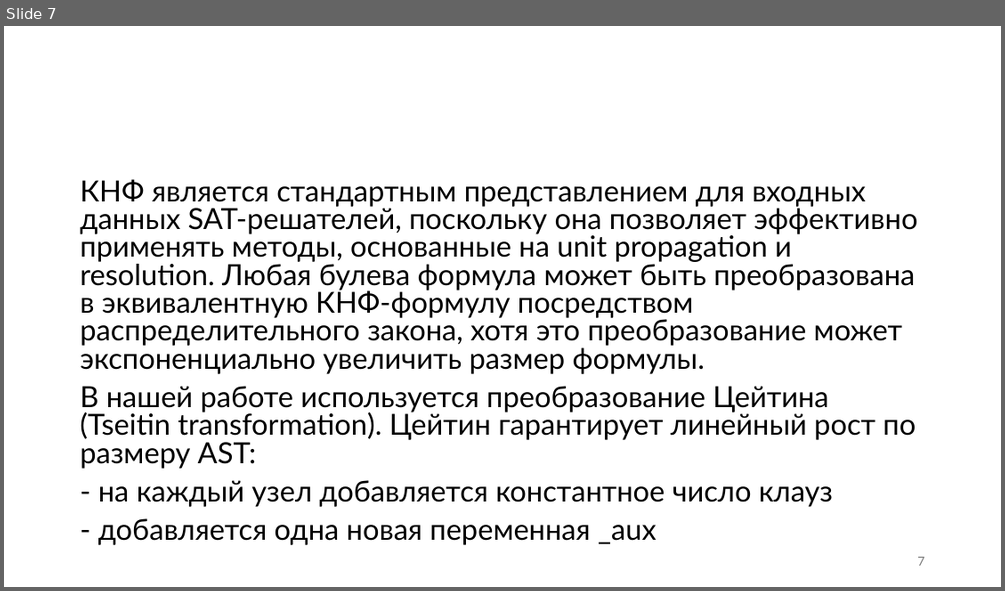
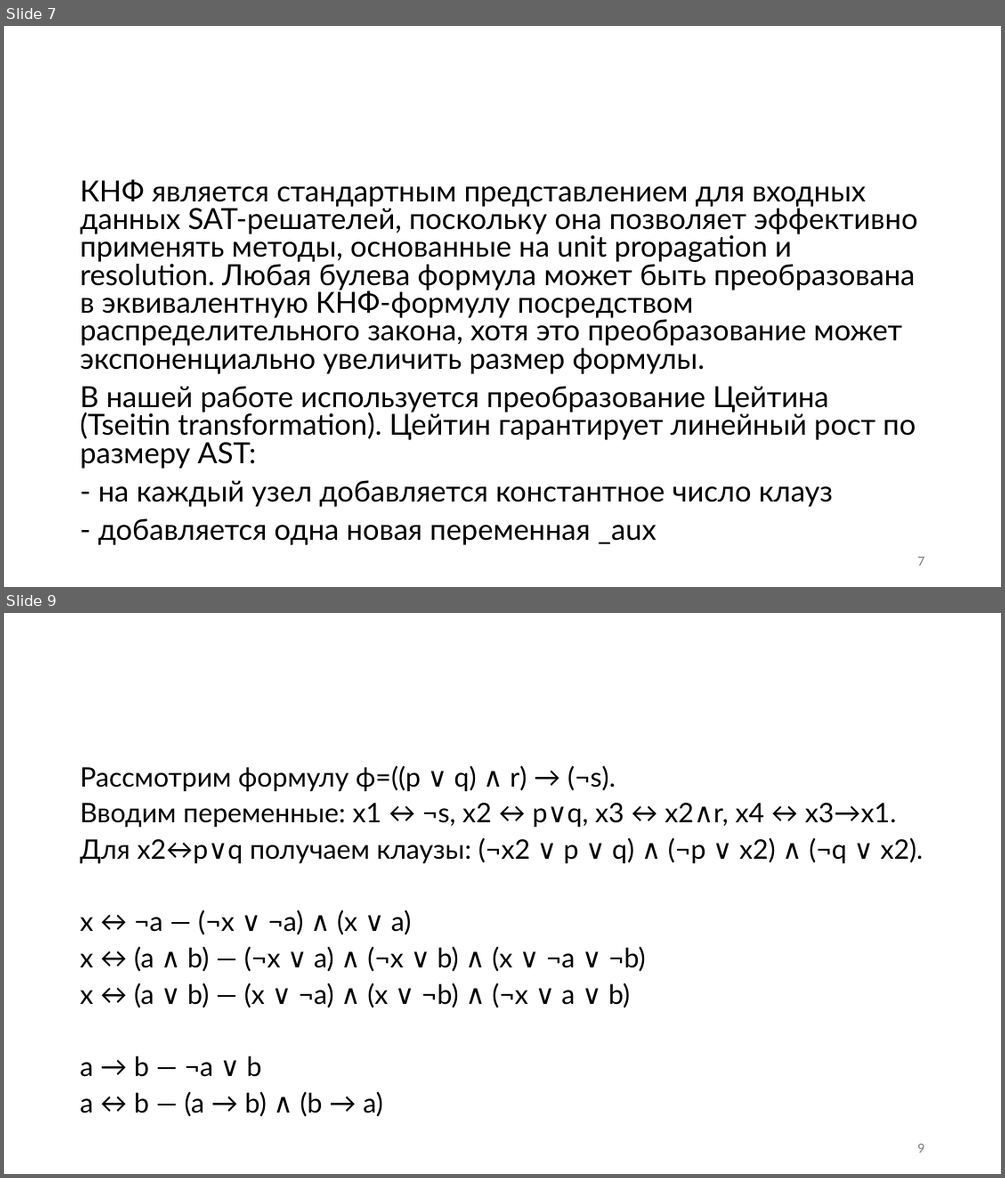
Before and after one commit to PlatonBarchenkov/SAT_Solver, a slide deck: SAT-решатели (презентация).pptx. Shown one above the other, each under a label of ours: slide 7 before the commit, slides 7 and 9 after it; the slides between them are not shown. The pictures are 1005x591 and 1005x1178 pixels, drawn with LibreOffice and Linux fonts; fonts in the diff are those of the drawing; background and template pictures are left out. Boxes give left, top, right and bottom in pixels: in the first picture for what was removed or moved away, otherwise in the second. Text is boxed around its words. In the diff, an @@ line names an element or a change of style, - is before the commit and + after.

```diff
--- a/SAT-решатели (презентация).pptx
+++ b/SAT-решатели (презентация).pptx
@@ slide 9 added at [4, 613, 1001, 1174], background picture (left out) @@
@@ title added at [19, 613, 1001, 689], 44 pt, text #FFFFFF @@
+Преобразование Цейтна
@@ text added at [80, 765, 923, 1116], 25.9 pt, text #000000 @@
+Рассмотрим формулу ϕ=((p ∨ q) ∧ r) → (¬s).
+Вводим переменные: x1 ↔ ¬s, x2 ↔ p∨q, x3 ↔ x2∧r, x4 ↔ x3→x1.
+Для x2↔p∨q получаем клаузы: (¬x2 ∨ p ∨ q) ∧ (¬p ∨ x2) ∧ (¬q ∨ x2).
+x ↔ ¬a — (¬x ∨ ¬a) ∧ (x ∨ a)
+x ↔ (a ∧ b) — (¬x ∨ a) ∧ (¬x ∨ b) ∧ (x ∨ ¬a ∨ ¬b)
+x ↔ (a ∨ b) — (x ∨ ¬a) ∧ (x ∨ ¬b) ∧ (¬x ∨ a ∨ b)
+a → b — ¬a ∨ b
+a ↔ b — (a → b) ∧ (b → a)
@@ page number added at [917, 1143, 924, 1152], 12 pt, text #797979 @@
+9
```
Also in this commit, not shown: 2 other slides added, 1 other file.
